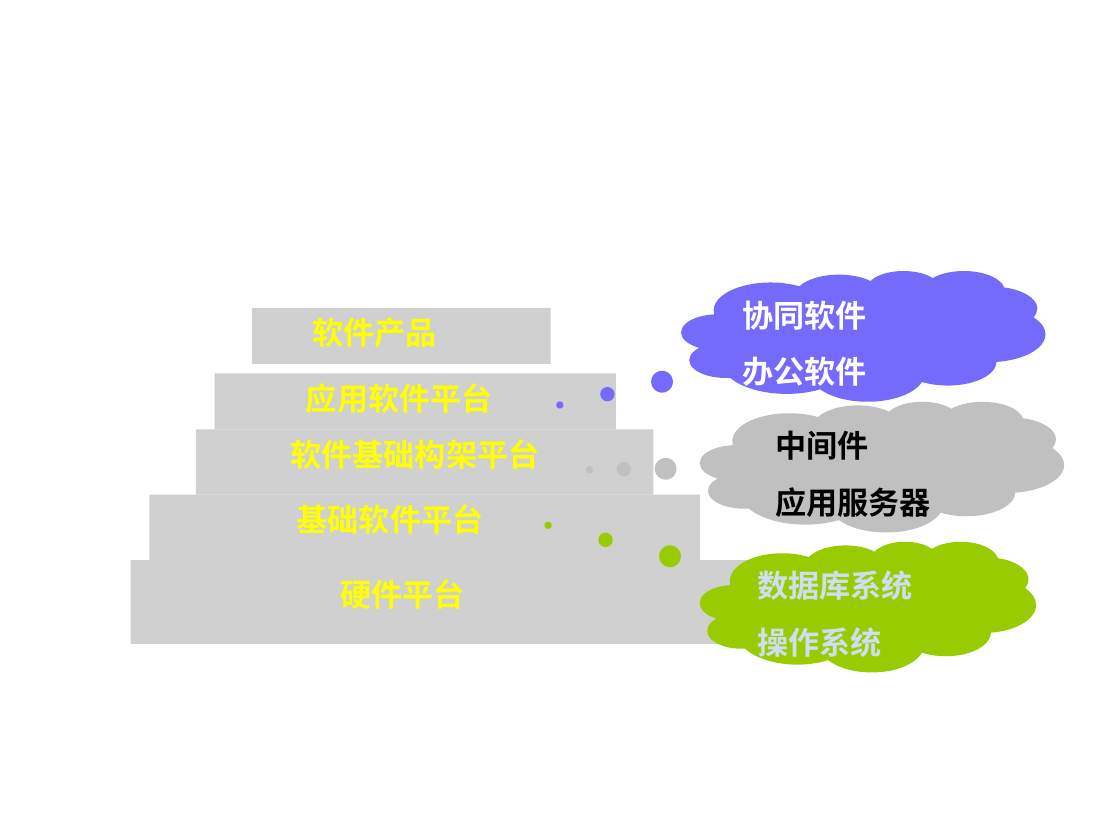
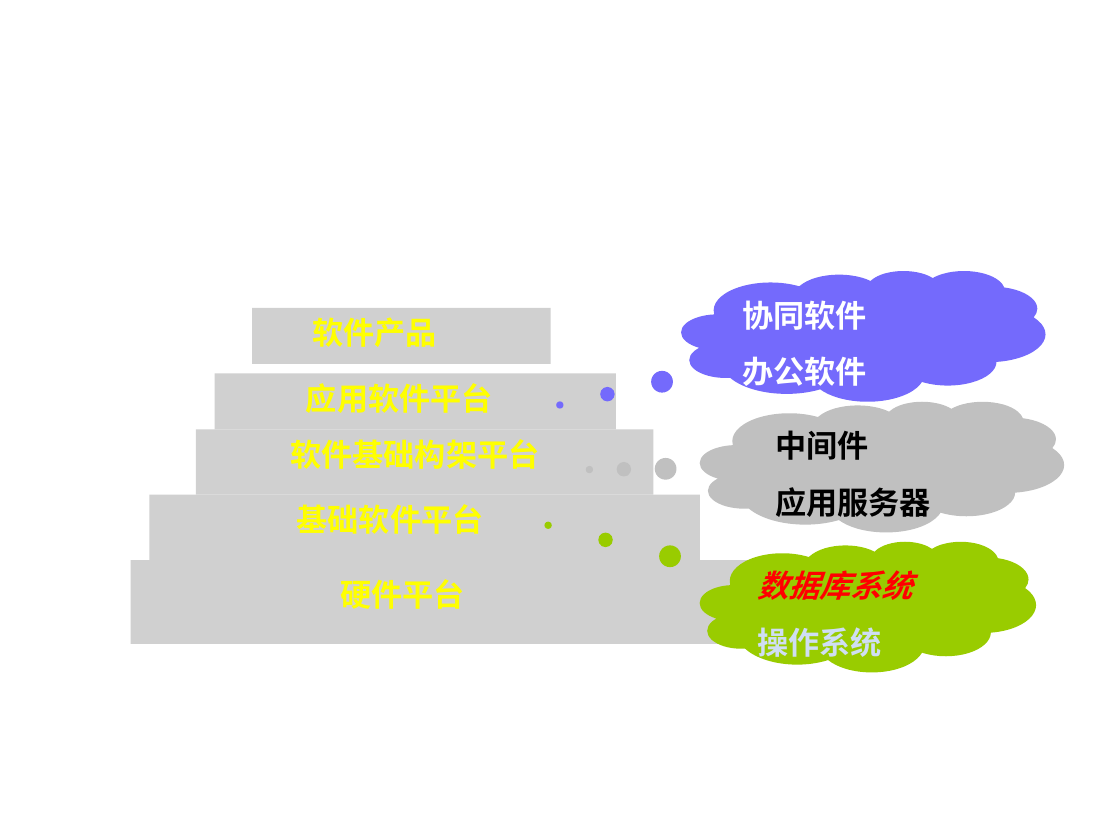
Before and after one commit to HBU/DataBase, a slide deck: slide 19 of PPT/DB第01章.ppt. Drawn at 1120x840 pixels with LibreOffice and Linux fonts; fonts in the diff are those of the drawing; grey boxes stand for pictures; background and template pictures are left out. Boxes give left, top, right and bottom in pixels: in the first picture for what was removed or moved away, otherwise in the second. Text is boxed around its words. In the diff, an @@ line names an element or a change of style, - is before the commit and + after.

```diff
--- a/PPT/DB第01章.ppt
+++ b/PPT/DB第01章.ppt
@@ text in thought cloud at [757,570,913,600]: text colour #CFDEF3 to #FF0000, italic on in "数据库系统" @@
```
Also in this commit, not shown: 10 other slides changed.
